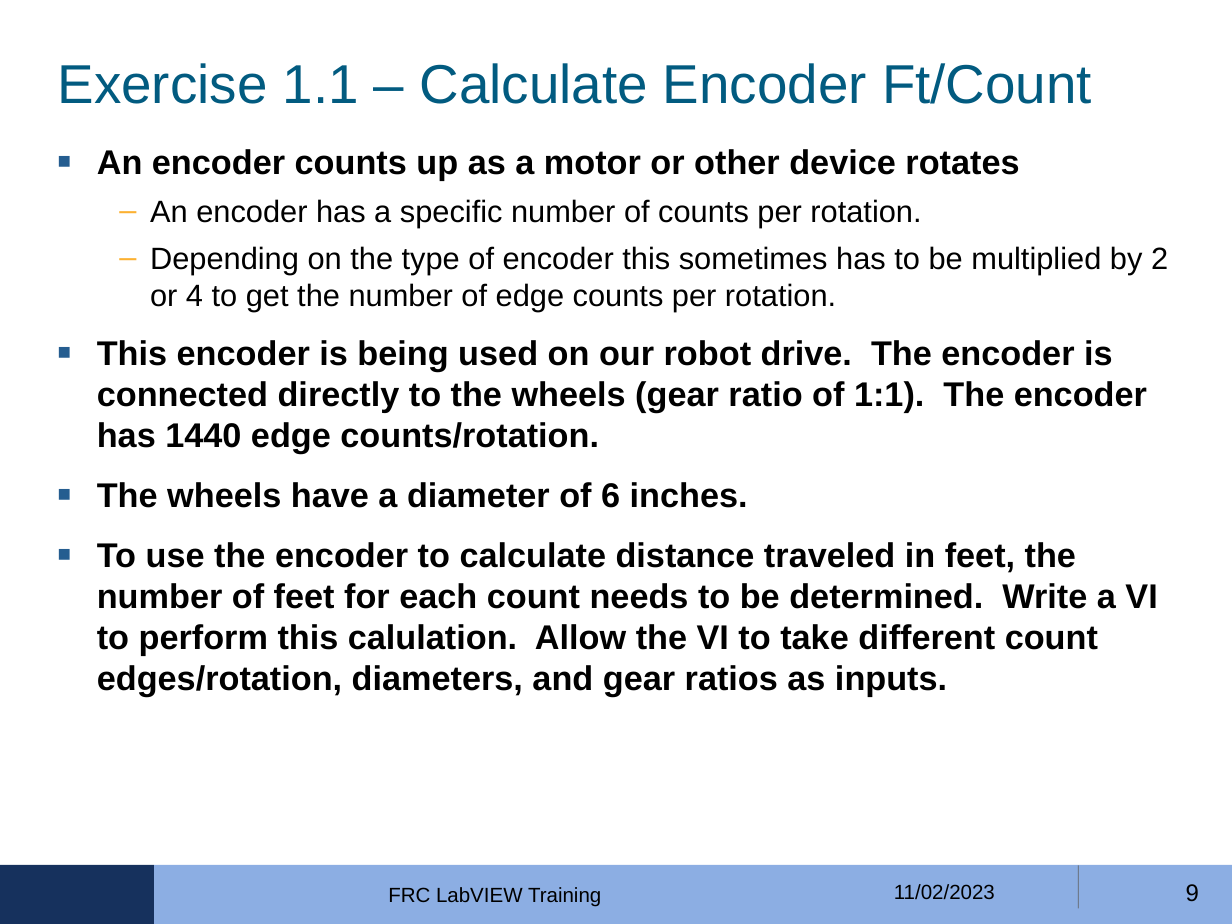
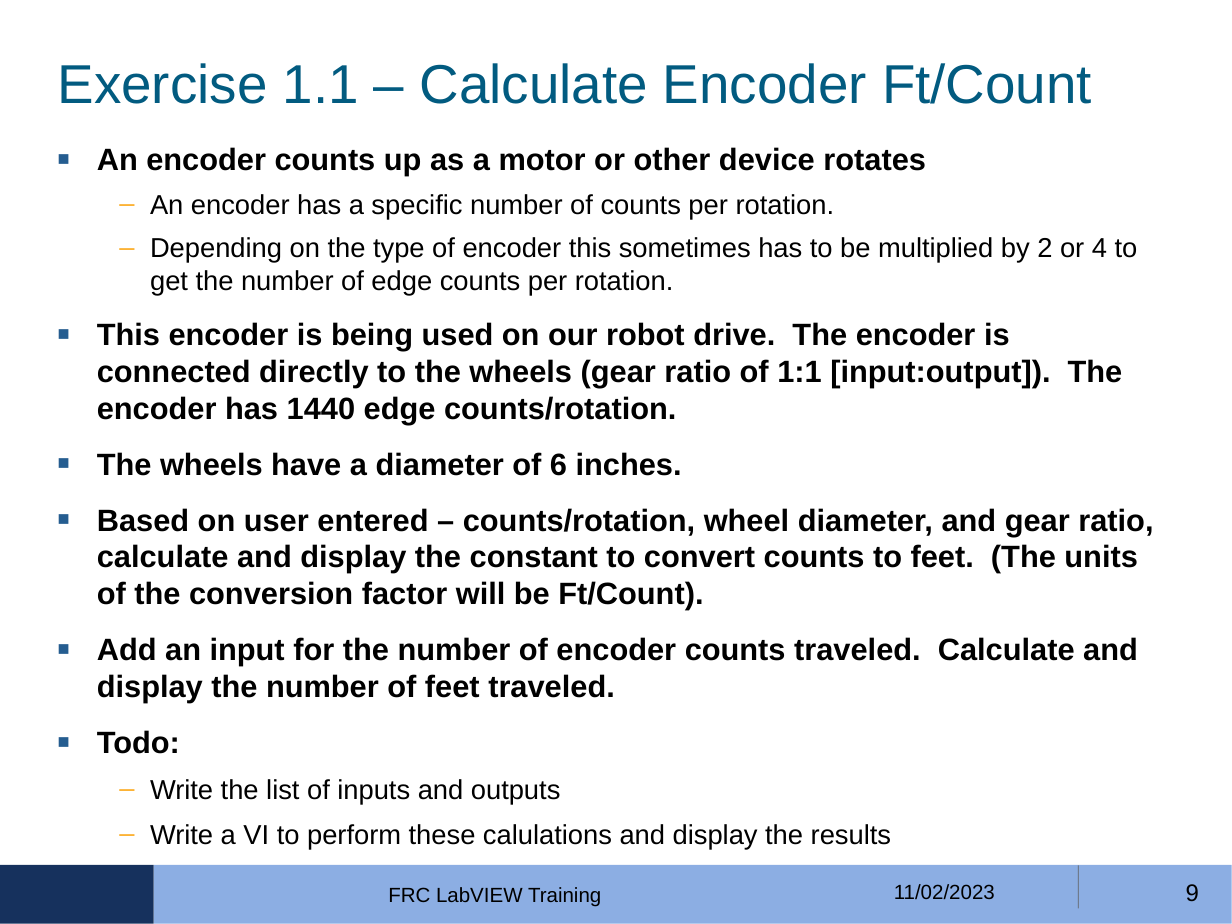
Before and after one commit to FRobotics/2023-RobotCode, a slide deck: slide 9 of Training/LabVIEW-01/FRC-4150-LabVIEW-Training-MODULE-01-2023-11-02.pptx. Drawn at 1232x924 pixels with LibreOffice and Linux fonts; fonts in the diff are those of the drawing; background and template pictures are left out. Boxes give left, top, right and bottom in pixels: in the first picture for what was removed or moved away, otherwise in the second. Text is boxed around its words. In the diff, an @@ line names an element or a change of style, - is before the commit and + after.

Commit message:
Update labview 1 training exercise

```diff
--- a/Training/LabVIEW-01/FRC-4150-LabVIEW-Training-MODULE-01-2023-11-02.pptx
+++ b/Training/LabVIEW-01/FRC-4150-LabVIEW-Training-MODULE-01-2023-11-02.pptx
@@ text at [97, 147, 1138, 476]: size 20 to 18 pt in "An encoder counts up as a motor ...", "The wheels have a diameter of 6 ..."; size 18 to 16 pt in "An encoder has a specific number of ...", "Depending on the type of encoder this ..." @@
@@ text at [97, 322, 1123, 425]: text changed; size 20 to 18 pt @@
-■ This encoder is being used on our robot drive. The encoder is connected directly to the wheels (gear ratio of 1:1). The encoder has 1440 edge counts/rotation.
+■ This encoder is being used on our robot drive. The encoder is connected directly to the wheels (gear ratio of 1:1 [input:output]). The encoder has 1440 edge counts/rotation.
@@ text at [97, 508, 1153, 850]: text changed; size 20 to 18 pt @@
-■ To use the encoder to calculate distance traveled in feet, the number of feet for each count needs to be determined. Write a VI to perform this calulation. Allow the VI to take different count edges/rotation, diameters, and gear ratios as inputs.
+■ Based on user entered – counts/rotation, wheel diameter, and gear ratio, calculate and display the constant to convert counts to feet. (The units of the conversion factor will be Ft/Count).
+■ Add an input for the number of encoder counts traveled. Calculate and display the number of feet traveled.
+■ Todo:
+  – Write the list of inputs and outputs
+  – Write a VI to perform these calulations and display the results
```
Also in this commit, not shown: 1 other file.
